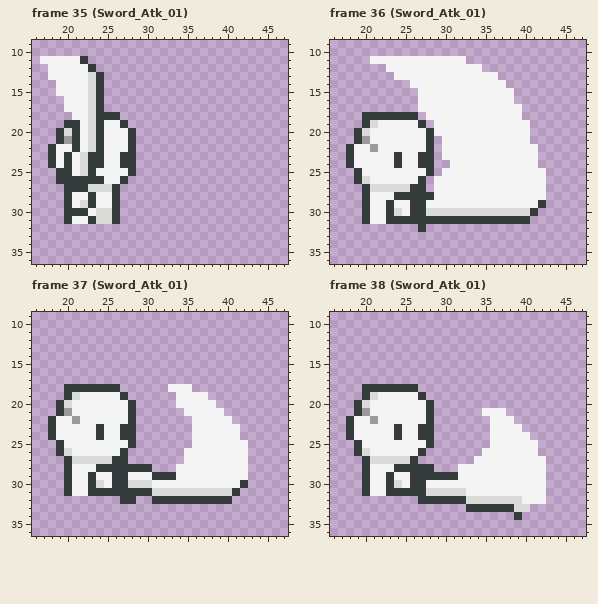
Pixel-art file, stored at HAdventure2D/Assets/CharacterStudio/Base/Set_01/Master.aseprite. The picture above is the old version.
48x48 pixels, 50 frames. Shown: frame 35 (Sword_Atk_01): x 16..47, y 9..36; frame 36 (Sword_Atk_01): x 16..47, y 9..36; frame 37 (Sword_Atk_01): x 16..47, y 9..36; frame 38 (Sword_Atk_01): x 16..47, y 9..36. The commit also changed other frames, which this record leaves out.
Now the later version:
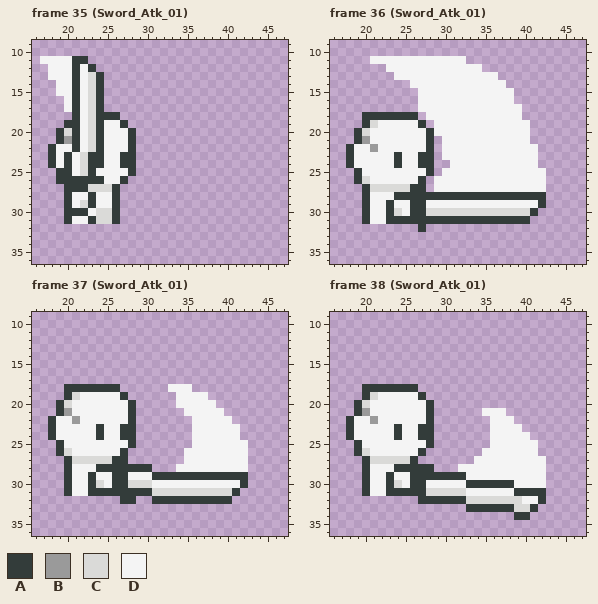
Palette (. is transparent): A #333c3a  B #9a9a9a  C #dadad8  D #f4f4f4
The exact change:
layer "RSword_VFX" added
layer "RSword" now hidden
Frame 35 (Sword_Atk_01):
Colour D becomes colour A in rows 11 to 18 at x 21.
Frame 36 (Sword_Atk_01):
Colour D becomes colour A in row 28 at x 29 to 42.
Frame 37 (Sword_Atk_01):
Colour D becomes colour A in row 29 at x 34 to 42.
Frame 38 (Sword_Atk_01):
The author put colour A in row 33 at x 41; in row 34 at x 40.
Colour D becomes colour A in row 29 at x 32; in row 30 at x 33 to 38; in row 31 at x 39 to 42; in row 32 at x 42.
Boxes around the changes in both pictures, in picture pixels (x1, y1, x2, y2):
changed: (72, 56, 80, 120)
changed: (434, 192, 546, 200)
changed: (176, 472, 248, 480)
changed: (458, 472, 546, 520)
